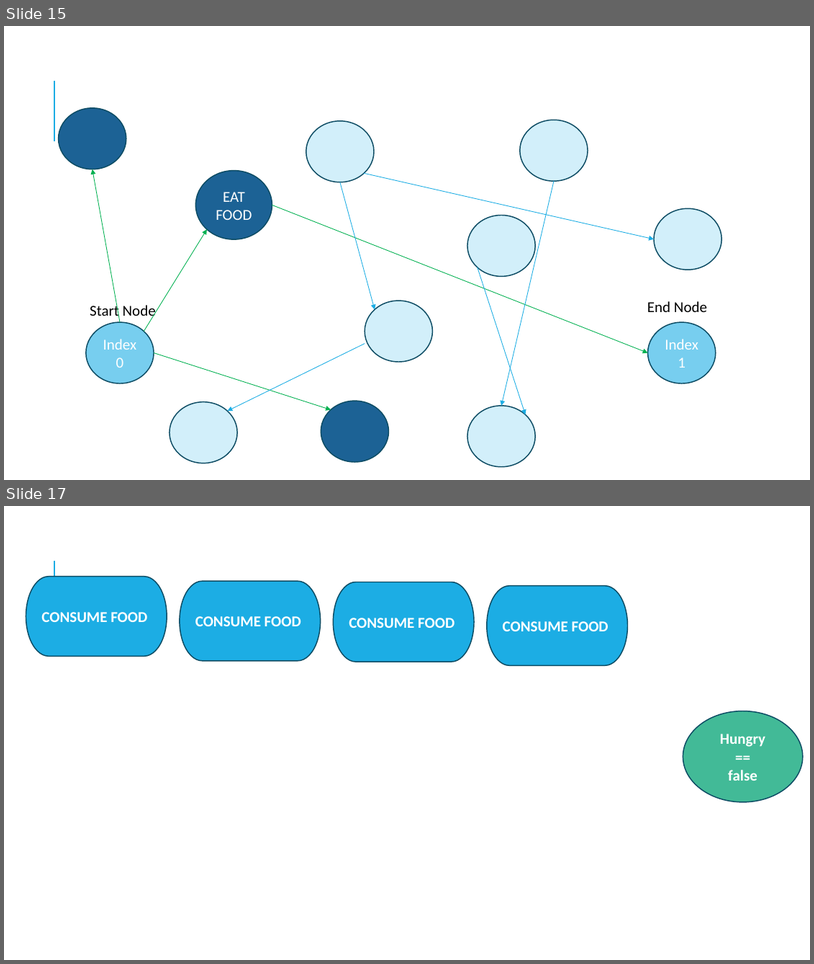
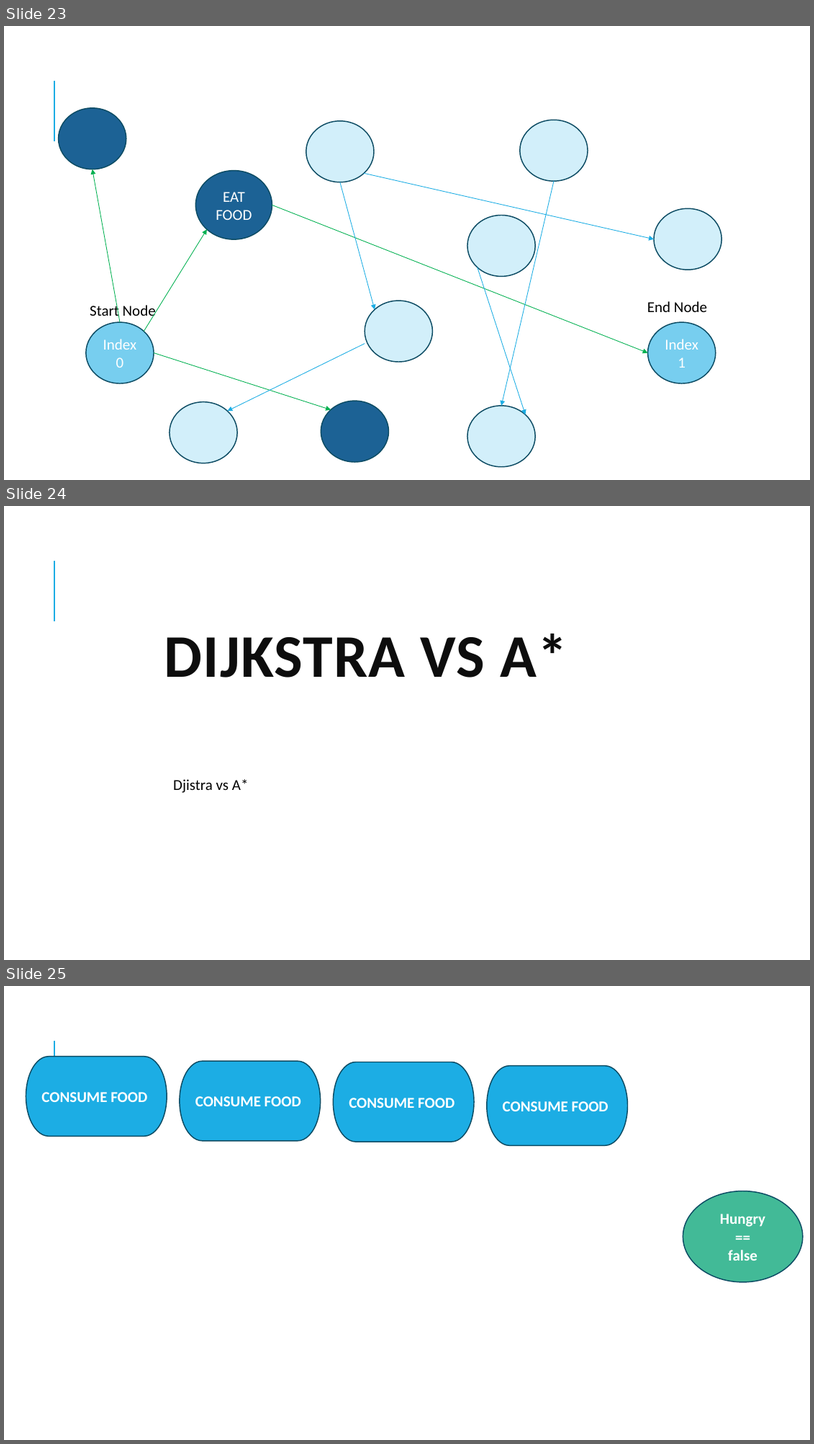
Before and after one commit to miguecrea/GOAP_RETAKE_PART_2, a slide deck: GPP_ZombieAI_Lozano_Miguel_2DAE10.pptx. Shown one above the other, each under a label of ours: slides 15 and 17 before the commit, slides 23, 24 and 25 after it; the slides between them are not shown. The pictures are 814x964 and 814x1444 pixels, drawn with LibreOffice and Linux fonts; fonts in the diff are those of the drawing. Boxes give left, top, right and bottom in pixels: in the first picture for what was removed or moved away, otherwise in the second. Text is boxed around its words. In the diff, an @@ line names an element or a change of style, - is before the commit and + after.

```diff
--- a/GPP_ZombieAI_Lozano_Miguel_2DAE10.pptx
+++ b/GPP_ZombieAI_Lozano_Miguel_2DAE10.pptx
@@ slide 24 added at [4, 506, 810, 960], background #FFFFFF; not listed: 1 template element that a slide beside it also shows @@
@@ title added at [165, 633, 568, 677], 72 pt, text #0D0D0D, bold @@
+DIJKSTRA VS A*
@@ text added at [173, 779, 249, 793], 18 pt, text #000000 @@
+Djistra vs A*
@@ what was slide 15 is now slide 23 @@
@@ what was slide 17 is now slide 25 @@
```
Also in this commit, not shown: 2 slides changed, 9 other slides added, 2 slides removed, 12 other files.
